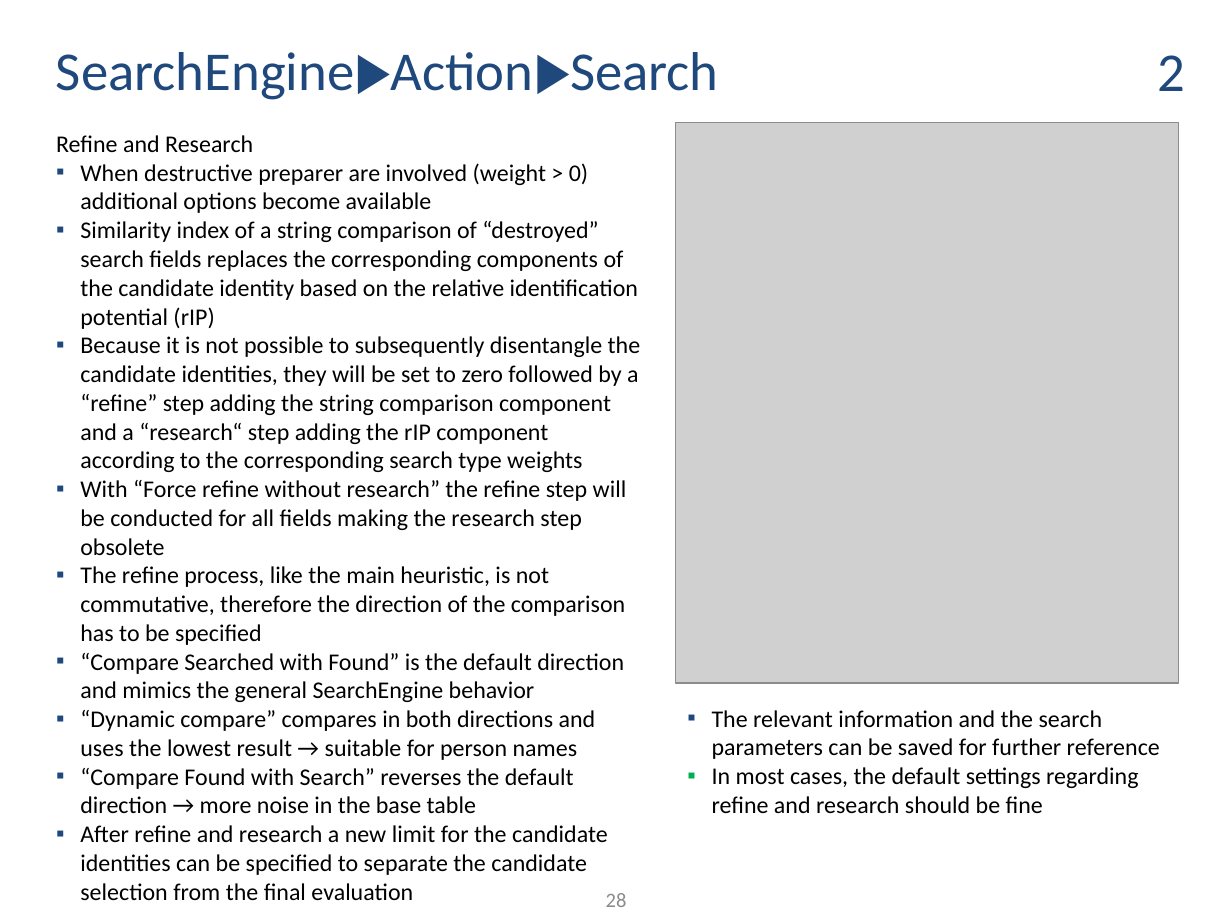
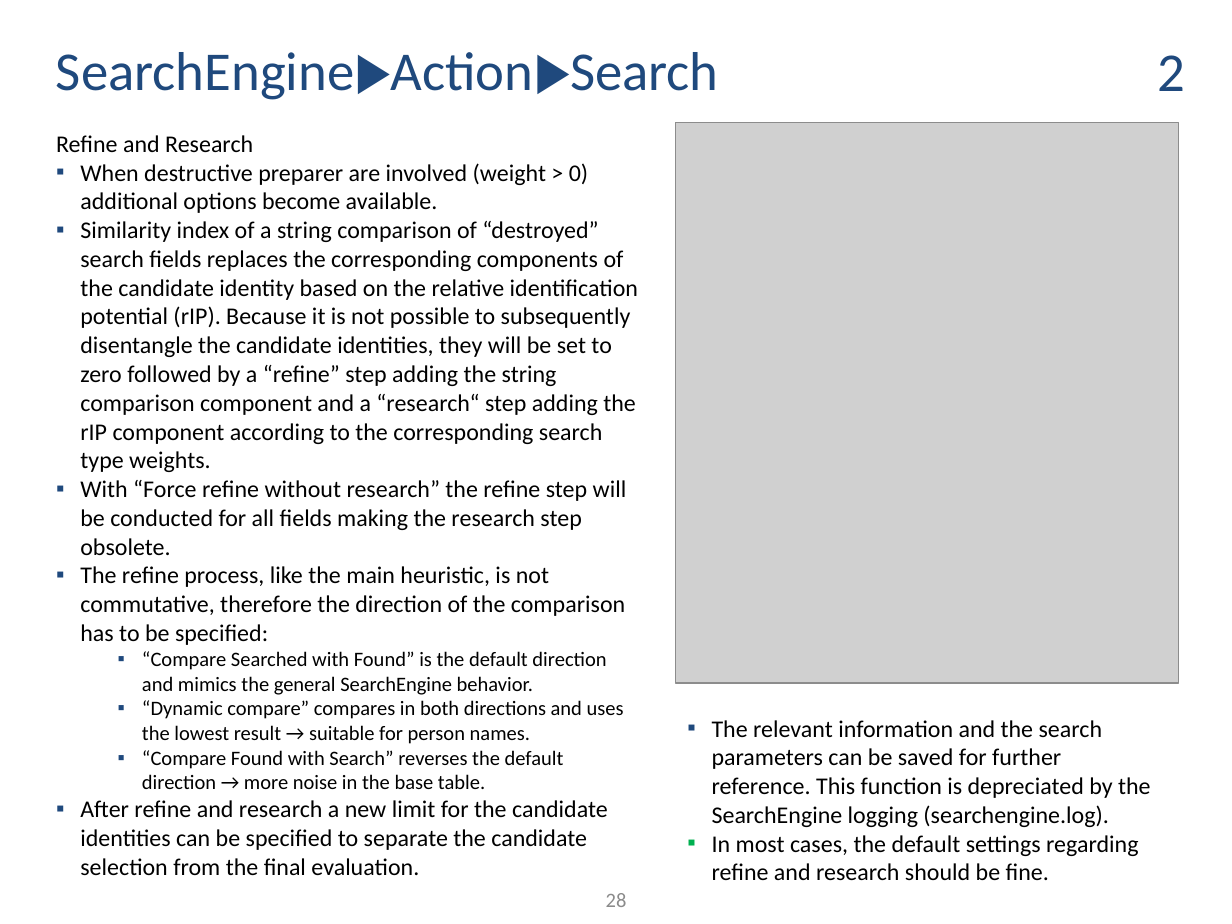
Before and after one commit to ThorstenDoherr/searchengine, a slide deck: slide 28 of doc/Manual.pptx. Drawn at 1232x924 pixels with LibreOffice and Linux fonts; fonts in the diff are those of the drawing; grey boxes stand for pictures. Boxes give left, top, right and bottom in pixels: in the first picture for what was removed or moved away, otherwise in the second. Text is boxed around its words. In the diff, an @@ line names an element or a change of style, - is before the commit and + after.

```diff
--- a/doc/Manual.pptx
+++ b/doc/Manual.pptx
@@ text at (x1=80, y1=163, x2=638, y2=875): text changed @@
-  ▪ When destructive preparer are involved (weight > 0) additional options become available
-  ▪ Similarity index of a string comparison of “destroyed” search fields replaces the corresponding components of the candidate identity based on the relative identification potential (rIP)
-  ▪ Because it is not possible to subsequently disentangle the candidate identities, they will be set to zero followed by a “refine” step adding the string comparison component and a “research“ step adding the rIP component according to the corresponding search type weights
-  ▪ With “Force refine without research” the refine step will be conducted for all fields making the research step obsolete
-  ▪ The refine process, like the main heuristic, is not commutative, therefore the direction of the comparison has to be specified
-  ▪ “Compare Searched with Found” is the default direction and mimics the general SearchEngine behavior
-  ▪ “Dynamic compare” compares in both directions and uses the lowest result → suitable for person names
-  ▪ “Compare Found with Search” reverses the default direction → more noise in the base table
-  ▪ After refine and research a new limit for the candidate identities can be specified to separate the candidate selection from the final evaluation
+  ▪ When destructive preparer are involved (weight > 0) additional options become available.
+  ▪ Similarity index of a string comparison of “destroyed” search fields replaces the corresponding components of the candidate identity based on the relative identification potential (rIP). Because it is not possible to subsequently disentangle the candidate identities, they will be set to zero followed by a “refine” step adding the string comparison component and a “research“ step adding the rIP component according to the corresponding search type weights.
+  ▪ With “Force refine without research” the refine step will be conducted for all fields making the research step obsolete.
+  ▪ The refine process, like the main heuristic, is not commutative, therefore the direction of the comparison has to be specified:
+    ▪ “Compare Searched with Found” is the default direction and mimics the general SearchEngine behavior.
+    ▪ “Dynamic compare” compares in both directions and uses the lowest result → suitable for person names.
+    ▪ “Compare Found with Search” reverses the default direction → more noise in the base table.
+  ▪ After refine and research a new limit for the candidate identities can be specified to separate the candidate selection from the final evaluation.
@@ text at (x1=712, y1=720, x2=1151, y2=880): text changed @@
-  ▪ The relevant information and the search parameters can be saved for further reference
-  ▪ In most cases, the default settings regarding refine and research should be fine
+  ▪ The relevant information and the search parameters can be saved for further reference. This function is depreciated by the SearchEngine logging (searchengine.log).
+  ▪ In most cases, the default settings regarding refine and research should be fine.
```
Also in this commit, not shown: 39 other slides changed, 1 slide added, 3 other files.
